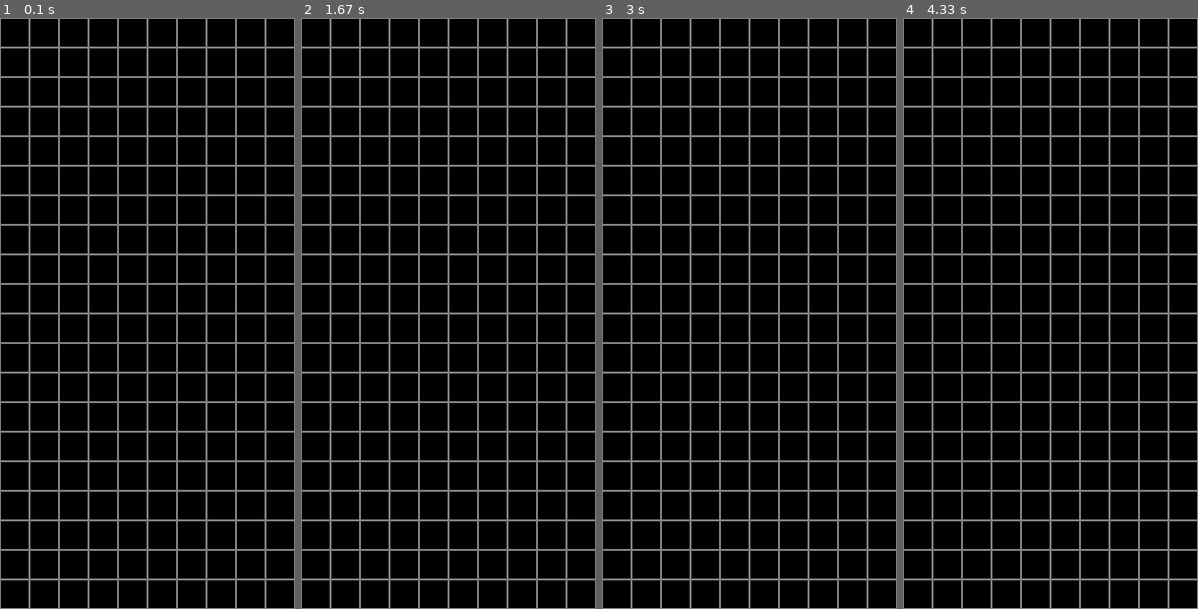
Above: before the commit, frames 1-4 (left to right).
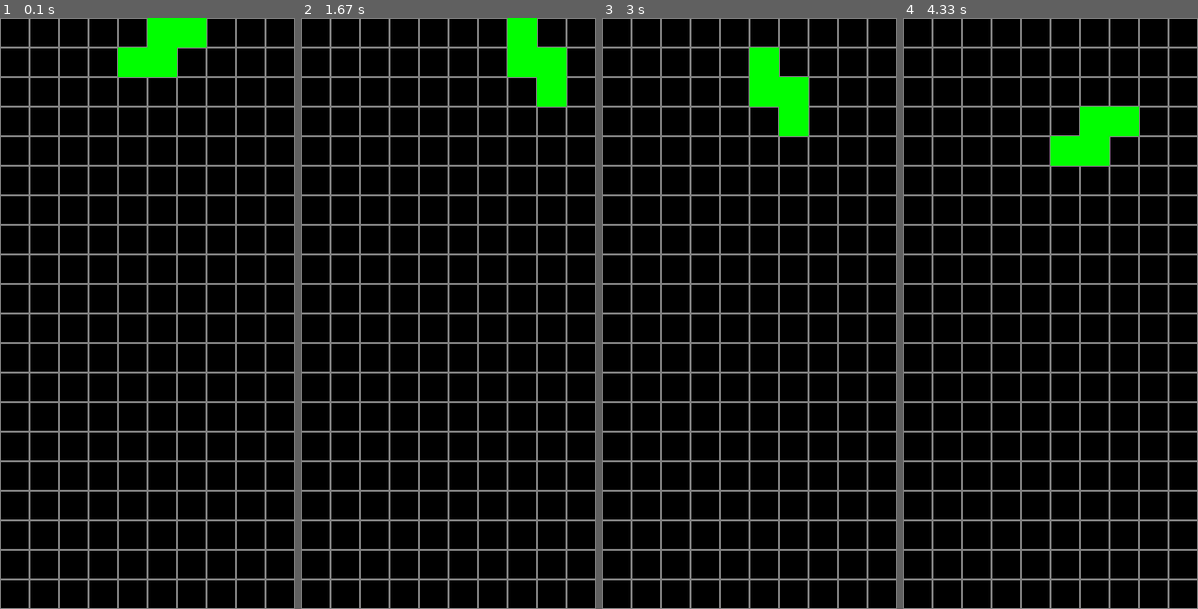
Above: after the commit, the same moments.

Repository: aknim/pygame-tetris
Game: pygame game, started from tetris.py
The game is run twice, just before and just after one commit, with the same random seed, the same clock (stepped at 60 frames per second) and the same inputs.
Inputs:
- Up to frame 1 (0.1 s): no input
- Up to frame 2 (1.67 s): hold Right 0.33-0.8 s; hold Up 0.83-1.13 s; hold Right 1.17-1.63 s
- Up to frame 3 (3 s): hold Left 1.67-2.2 s; hold Down 2.23-2.53 s; hold Left 2.57-2.97 s
- Up to frame 4 (4.33 s): hold Up 3-3.37 s; hold Right 3.4-4.03 s; hold Down from 4.07 s (still down)

The runs differ from the first frame. In frame 1, 2.0% of the frame differs, in the area x 40-70%, y 0-10%; in frame 2, 2.0%; in frame 3, 2.0%; in frame 4, 2.0%.

Commit message:
#2 Added shapes with rotation

Diff:
--- a/tetris.py
+++ b/tetris.py
@@ -1,5 +1,6 @@
 import pygame
 import sys
+import random
 
 # Initialize Pygame
 pygame.init()
@@ -19,11 +20,105 @@
 pygame.display.set_caption('Tetris')
 running = True
 
+# Tetromino shapes
+SHAPES = [
+    # I-shape
+    [[1, 1, 1, 1],
+     [0, 0, 0, 0],
+     [0, 0, 0, 0],
+     [0, 0, 0, 0]],
+
+     # O-shape
+     [[1, 1],
+      [1, 1]],
+
+     # T-Shape
+     [[0, 1, 0],
+      [1, 1, 1],
+      [0, 0, 0]],
+
+     # S-shape
+     [[0, 1, 1],
+      [1, 1, 0],
+      [0, 0, 0]],
+
+     # Z-shape
+     [[1, 1, 0],
+      [0, 1, 1],
+      [0, 0, 0]],
+
+     # J-shape
+     [[1, 0, 0],
+      [1, 1, 1],
+      [0, 0, 0]],
+
+     # L-shape
+     [[0, 0, 1],
+      [1, 1, 1],
+       [0, 0, 0]]
+]
+
+# Tetromino colors (optional for visual differentiation)
+SHAPE_COLORS = [
+    (0, 255, 255),  # Cyan for I-shape
+    (255, 255, 0),  # Yellow For O-shape
+    (128, 0, 128),  # Purple for T-shape
+    (0, 255, 0),    # Green for S-shape
+    (255, 0, 0),    # Red for Z-shape
+    (0, 0, 255),    # Blue for J-shape
+    (255, 165, 0)   # Orange for L-shape
+]
+
+class Tetromino:
+    def __init__(self, shape_index):
+        self.shape = SHAPES[shape_index] # List of all rotation states for this shape
+        self.color = SHAPE_COLORS[shape_index]
+        # self.rotation = 0
+        self.x = COLS // 2 - len(self.shape[0]) // 2
+        self.y = 0
+
+    def rotate(self):
+        # self.rotation = (self.rotation + 1) % len(self.shapes)
+        #self.shape = SHAPES[self.rotation]
+        self.shape = [list(row) for row in zip(*self.shape[::-1])]
+
+# Function to create a new random Tetromino
+def create_tetromino():
+    shape_index = random.randint(0, len(SHAPES) - 1)
+    return Tetromino(shape_index)
+
+# Initialize the current Tetromino
+current_tetromino = create_tetromino()
+
 # Main game loop
 while running:
     for event in pygame.event.get():
         if event.type == pygame.QUIT:
             running = False
+        elif event.type == pygame.KEYDOWN:
+            if event.key == pygame.K_LEFT:
+                current_tetromino.x -= 1 # Move left
+            elif event.key == pygame.K_RIGHT:
+                current_tetromino.x += 1 # Move right
+            elif event.key == pygame.K_DOWN:
+                current_tetromino.y += 1 # Move down
+            elif event.key == pygame.K_UP:
+                current_tetromino.rotate() # Rotate the piece
+
+    # Render the current Tetromino
+    for y, row in enumerate(current_tetromino.shape): # index, val
+        # print(current_tetromino.rotation, y, row)
+        for x, cell in enumerate(row): # index, val
+            # print("r, x, ce",row, x, cell)
+            if cell:
+                pygame.draw.rect(screen, current_tetromino.color,
+                ((current_tetromino.x + x) * GRID_SIZE,
+                 (current_tetromino.y + y) * GRID_SIZE,
+                 GRID_SIZE, GRID_SIZE))
+    # input()
+
+    # Refresh display
+    pygame.display.flip()
 
     # Fill the screen
     screen.fill(BLACK)
